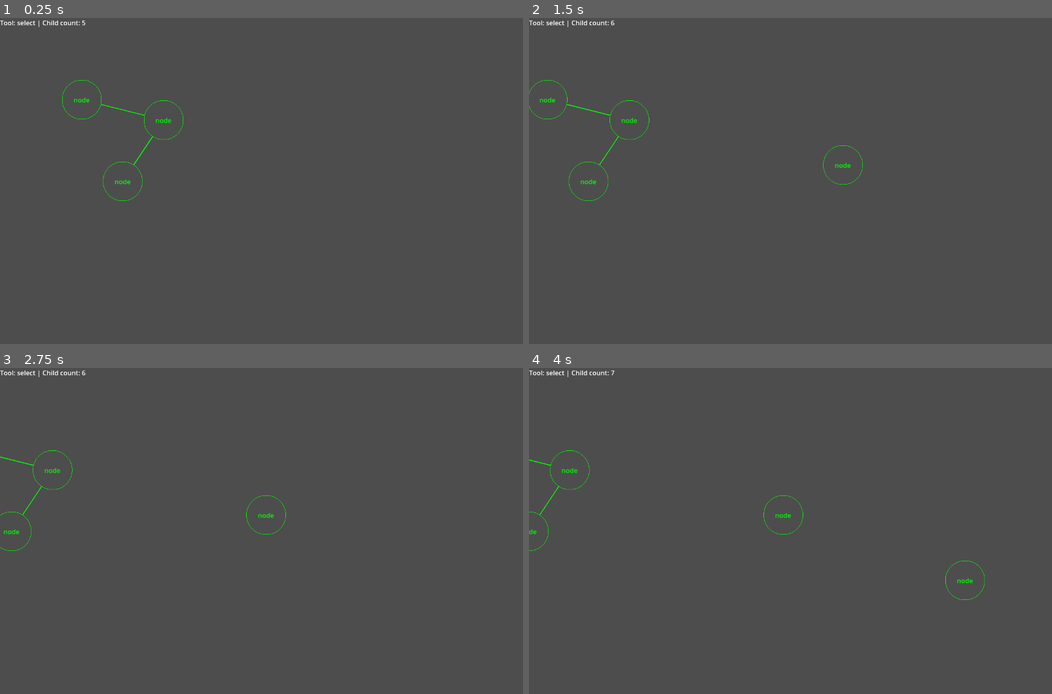
Above: before the commit, frames 1-4 (two rows, left to right).
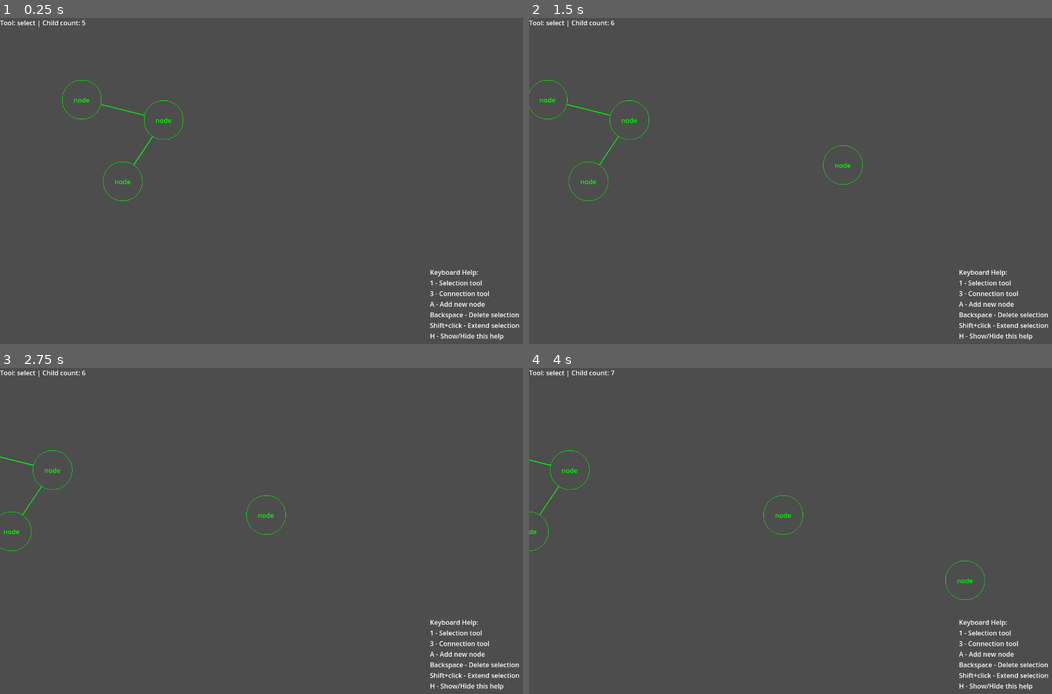
Above: after the commit, the same moments.

Repository: radomirbosak/poietic-playground
Game: Godot game, scene res://main.tscn
Same seed, same stepped clock (60 frames per second), same inputs: the game is played once before the commit and once after it.
Inputs (mouse positions are in pixels of both pictures, inside the frame that each line leads up to):
- Up to frame 1 (0.25 s): no input
- Up to frame 2 (1.5 s): tap Enter at 0.5 s; move the mouse to (905, 164) at 0.52 s; hold Right (pan-right) 0.53-1.25 s; hold A (add-node) 0.53-1.25 s; click (905, 164) at 0.67 s; drag from (685, 197) to (764, 246) at 1.27 s
- Up to frame 3 (2.75 s): tap Space at 2 s; move the mouse to (313, 459) at 2.02 s; hold Right (pan-right) from 2.03 s (still down); hold Backspace (delete) from 2.03 s (still down)
- Up to frame 4 (4 s): release Right (pan-right) at 2.75 s; release Backspace (delete) at 2.75 s; drag from (764, 596) to (633, 482) at 2.77 s; tap Enter at 3.5 s; move the mouse to (947, 579) at 3.52 s; hold Left (pan-left) from 3.53 s (still down); hold A (add-node) from 3.53 s (still down)

The runs differ from the first frame. In frame 1, 0.7% of the frame differs, in the area x 82-100%, y 77-99%; in frame 2, 0.7%; in frame 3, 0.7%; in frame 4, 0.7%.

Commit message:
Added help text
- Added help label with keyboard help
- Added help toggle
- Save help visibility into config

Diff:
--- /dev/null
+++ b/help.gd
@@ -0,0 +1,17 @@
+extends Label
+
+
+func _ready():
+	get_tree().root.connect("size_changed", Callable(self, "_on_window_resized"))
+	# get_viewport().connect("size_changed", self, "_on_window_resized")
+	adjust_position()
+
+func adjust_position():
+	print("Adjust")
+	var window_size: Vector2 = get_viewport().size
+	var label_size: Vector2 = get_size()
+
+	position = window_size - label_size - Vector2(10, 10)
+
+func _on_window_resized():
+	adjust_position()
--- a/main.gd
+++ b/main.gd
@@ -17,6 +17,10 @@
 			config.get_value("window", "width", 1280),
 			config.get_value("window", "height", 720)
 			)
+		if config.get_value("help", "visible", true):
+			$Help.show()
+		else:
+			$Help.hide()
 		DisplayServer.window_set_size(window_size)
 
 
@@ -25,6 +29,8 @@
 		Global.current_tool = Global.selection_tool
 	elif event.is_action_pressed("connect-tool"):
 		Global.current_tool = Global.connect_tool
+	elif event.is_action_pressed("help-toggle"):
+		toggle_help()
 	elif event.is_action_pressed("add-node"):
 		var mouse_position = get_viewport().get_mouse_position()
 		var new_postion = $DiagramCanvas.to_local(mouse_position)
@@ -50,6 +56,20 @@
 func _on_window_resized():
 	var window_size = DisplayServer.window_get_size()
 	var config = ConfigFile.new()
+	var load_result = config.load("user://settings.cfg")
 	config.set_value("window", "width", window_size.x)
 	config.set_value("window", "height", window_size.y)
 	config.save("user://settings.cfg")
+
+func toggle_help():
+	if $Help.visible:
+		print("Hide")
+		$Help.hide()
+	else:
+		print("Show")
+		$Help.show()
+
+	var config = ConfigFile.new()
+	var load_result = config.load("user://settings.cfg")
+	config.set_value("help", "visible", $Help.visible)
+	config.save("user://settings.cfg")
--- a/main.tscn
+++ b/main.tscn
@@ -1,7 +1,8 @@
-[gd_scene load_steps=3 format=3 uid="uid://fhtvpa30rrel"]
+[gd_scene load_steps=4 format=3 uid="uid://fhtvpa30rrel"]
 
 [ext_resource type="Script" path="res://main.gd" id="1_2q6io"]
 [ext_resource type="Script" path="res://diagram/diagram_canvas.gd" id="2_lulh0"]
+[ext_resource type="Script" path="res://help.gd" id="3_jalvu"]
 
 [node name="Main" type="Node2D"]
 script = ExtResource("1_2q6io")
@@ -13,3 +14,15 @@
 offset_right = 40.0
 offset_bottom = 23.0
 text = "Text"
+
+[node name="Help" type="Label" parent="."]
+offset_right = 40.0
+offset_bottom = 23.0
+text = "Keyboard Help:
+1 - Selection tool
+3 - Connection tool
+A - Add new node
+Backspace - Delete selection
+Shift+click - Extend selection
+H - Show/Hide this help"
+script = ExtResource("3_jalvu")
--- a/project.godot
+++ b/project.godot
@@ -77,6 +77,12 @@
 "events": [Object(InputEventMouseButton,"resource_local_to_scene":false,"resource_name":"","device":-1,"window_id":0,"a …(253 unchanged characters)…
 , null]
 }
+help-toggle={
+"deadzone": 0.5,
+"events": [Object(InputEventKey,"resource_local_to_scene":false,"resource_name":"","device":0,"window_id":0,"alt_pressed":false,"shift_pressed":true,"ctrl_pressed":false,"meta_pressed":false,"pressed":false,"keycode":0,"physical_keycode":63,"key_label":0,"unicode":0,"location":0,"echo":false,"script":null)
+, Object(InputEventKey,"resource_local_to_scene":false,"resource_name":"","device":-1,"window_id":0,"alt_pressed":false,"shift_pressed":false,"ctrl_pressed":false,"meta_pressed":false,"pressed":false,"keycode":0,"physical_keycode":72,"key_label":0,"unicode":104,"location":0,"echo":false,"script":null)
+]
+}
 
 [physics]
 
